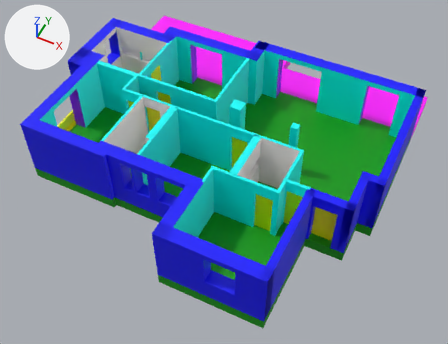
A saved change to the FBX model Los-Arcos-Visualization/Assets/01_Maya/Assets/Blueprint_v01.fbx.
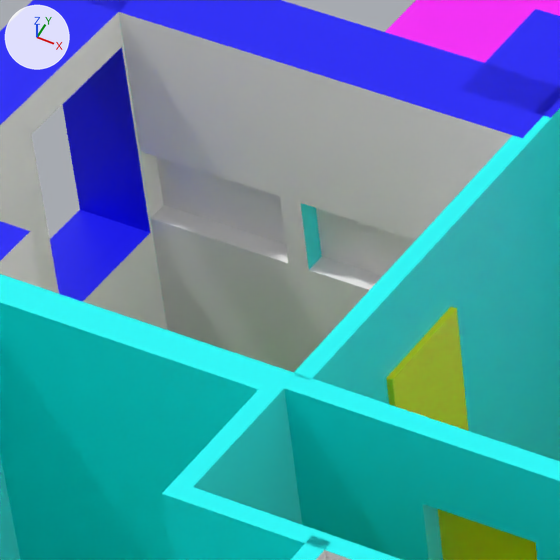
The first picture shows the older version from a camera (50 mm lens) standing at (8.5, -17.16, 20.04) and looking at (0.58, -1.31, 0.23). The close-ups show both versions on the part from 22% to 39% of the width and 7% to 28% of the height of that picture; other places that the commit changed are outside them. Arrows for +X, +Y and +Z are at upper left; the lights stay in place. Where no turn or scale is listed for an object, it has been applied to the vertices.

In view in the first close-up: 'DoorBath01', 'DoorBed01', 'Terrace', 'Wall11', 'Wall12', 'Wall18', 'Wall19', 'Wall2', 'Wall20', 'Wall21', 'Wall22', 'Wall6'.
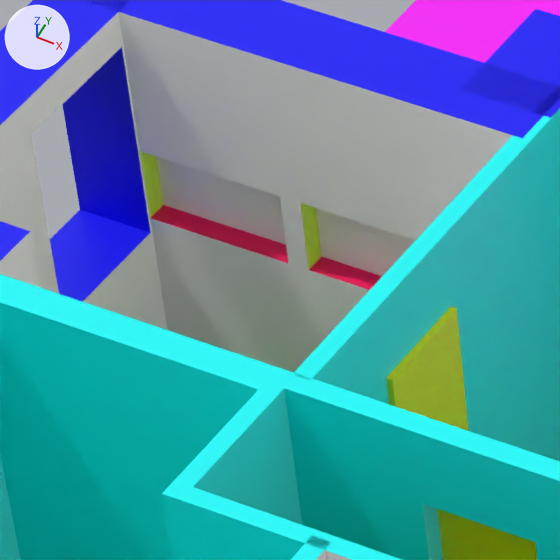
What differs and where, as boxes (x1, y1, x2, y2) in the close-ups (560 x 560 px):
part 1 of me_mesh_012, recoloured (cyan to green): (301, 203, 322, 269) in both
part 2 of me_mesh_012, recoloured (white to green): (140, 151, 163, 218) in both
part 3 of me_mesh_012, recoloured: (151, 205, 288, 263) in both
part 4 of me_mesh_012, recoloured (white to pink): (309, 257, 382, 290) in both

The change, as a list of edits to the scene's bpy script:
```text
Add mat_bathsides:
    mat_bathsides = principled_material('BathSides')
    mat_bathsides.base_color = (0.583, 1.0, 0.0)  # green #c9ff00
Add mat_bathupdown:
    mat_bathupdown = principled_material('BathUpDown')
    mat_bathupdown.base_color = (1.0, 0.0, 0.122)  # pink #ff0062
Change me_mesh_012:
    where me_mesh_012.from_pydata(...)  # 92 vertices, 90 faces; spans x 0.29..3.32, y -0.54..0.0, z 0.0..2.55
    used by ob_wall12; location = (-7.294, 2.77, 0.525)
    me_mesh_012 part 1: the 1 face centred in x 1.68, y -0.46, z 1.27 switches from mat_innerwalls (cyan #00ffff) to mat_bathsides (green #c9ff00)
    me_mesh_012 part 2: the 1 face centred in x 0.52, y -0.46, z 1.27 switches from mat_bathroom (white #ffffff) to mat_bathsides (green #c9ff00)
    me_mesh_012 part 3: all 2 faces centred in x 1.03, y -0.46, z 1.02..1.53 switch from mat_bathroom (white #ffffff) to mat_bathupdown (pink #ff0062)
    me_mesh_012 part 4: all 2 faces centred in x 2.39, y -0.46, z 1.02..1.53 switch from mat_bathroom (white #ffffff) to mat_bathupdown (pink #ff0062)
    add me_mesh_012.materials.append(mat_bathsides)  # green #c9ff00
```
